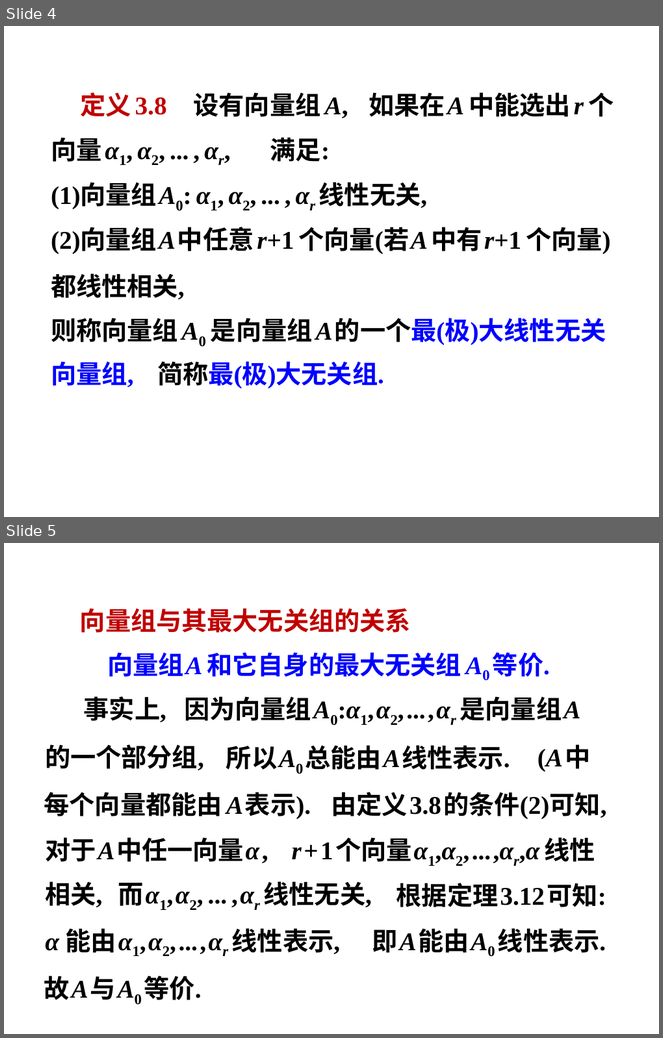
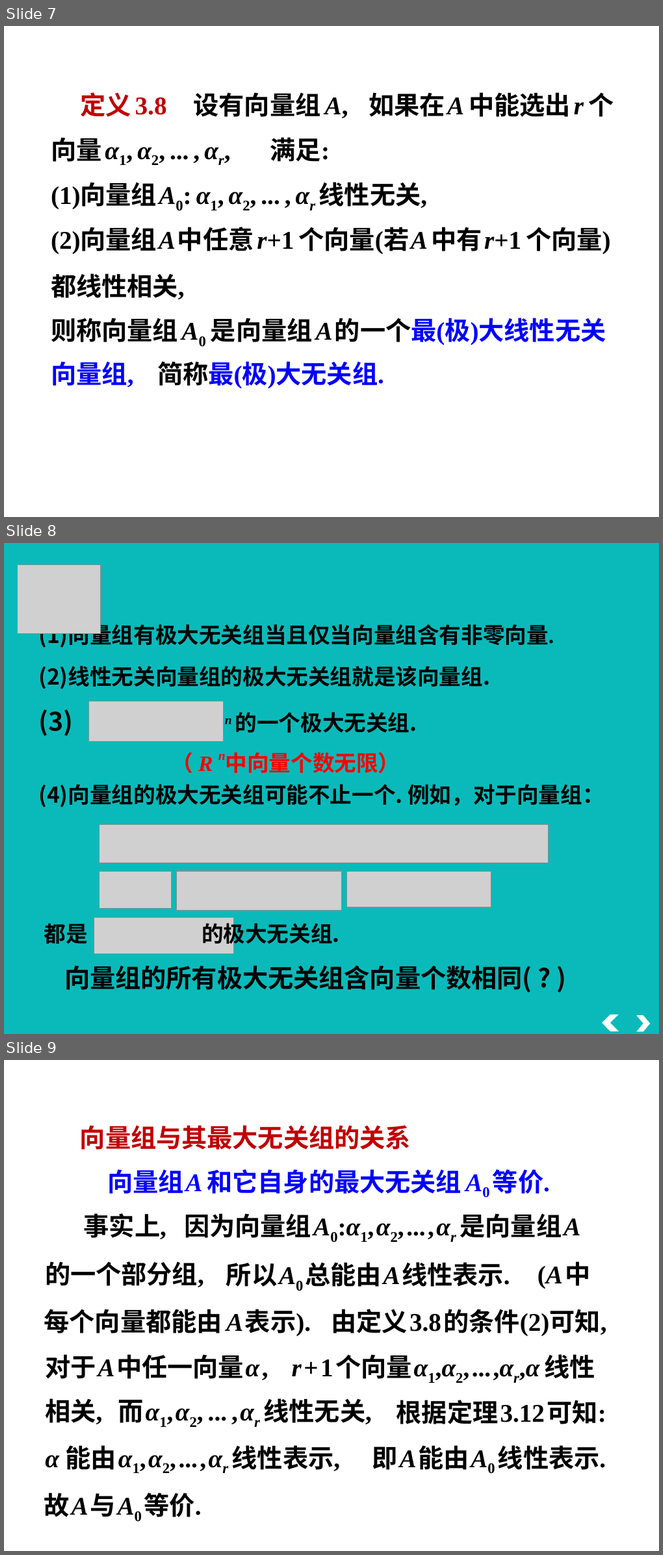
Before and after one commit to zeemeil/zeemeil.github.io, a slide deck: files/2025_2_LM/1121_0304.pptx. Shown one above the other, each under a label of ours: slides 4 and 5 before the commit, slides 7, 8 and 9 after it. The pictures are 663x1038 and 663x1555 pixels, drawn with LibreOffice and Linux fonts; fonts in the diff are those of the drawing; grey boxes stand for pictures; background and template pictures are left out. Boxes give left, top, right and bottom in pixels: in the first picture for what was removed or moved away, otherwise in the second. Text is boxed around its words. In the diff, an @@ line names an element or a change of style, - is before the commit and + after.

```diff
--- a/files/2025_2_LM/1121_0304.pptx
+++ b/files/2025_2_LM/1121_0304.pptx
@@ slide 8 added at (4,543,659,1034), background #0ABABA @@
@@ picture added at (17,564,100,633) @@
@@ text added at (38,621,554,648), 24 pt, text #000000, bold @@
+(1)向量组有极大无关组当且仅当向量组含有非零向量.
@@ text added at (38,666,490,689), 24 pt, text #000000, bold @@
+(2)线性无关向量组的极大无关组就是该向量组.
@@ picture added at (89,701,224,741) @@
@@ text added at (189,709,417,771), 24 pt, text #000000, bold @@
+(3) 为Rn 的一个极大无关组.
+（ R n中向量个数无限）
@@ text added at (38,784,604,808), 24 pt, text #000000, bold @@
+(4)向量组的极大无关组可能不止一个. 例如，对于向量组：
@@ picture added at (100,824,549,863) @@
@@ picture added at (100,871,172,908) @@
@@ picture added at (177,871,342,910) @@
@@ picture added at (347,871,492,908) @@
@@ text added at (44,920,339,949), 24 pt, text #000000, bold @@
+都是 的极大无关组.
@@ picture added at (94,918,234,954) @@
@@ text added at (64,965,532,993), 28 pt, text #000000, bold @@
+向量组的所有极大无关组含向量个数相同( ? )
@@ chevron added at (602,1015,620,1032), fill #FFFFFF @@
@@ chevron added at (637,1016,651,1032), fill #FFFFFF @@
@@ what was slide 4 is now slide 7 @@
@@ what was slide 5 is now slide 9 @@
```
Also in this commit, not shown: 1 slide changed, 6 other slides added, 11 other files.
